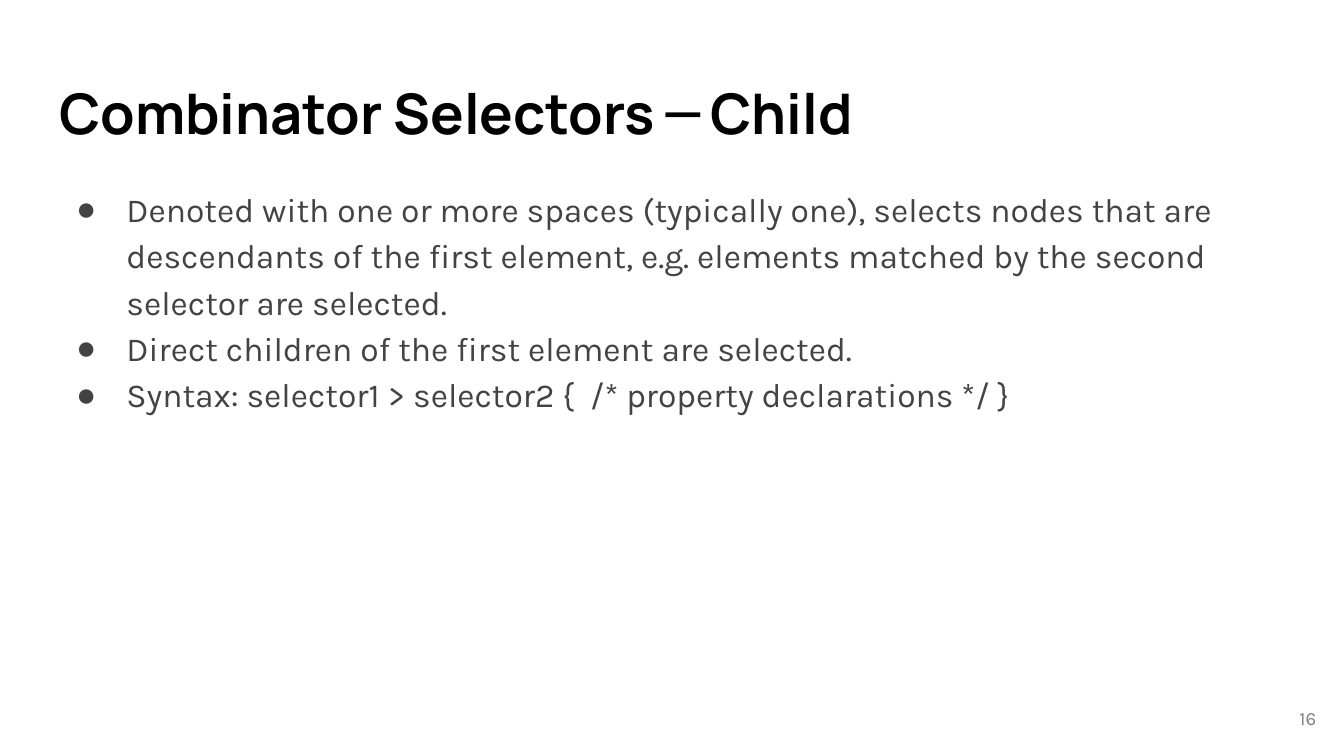
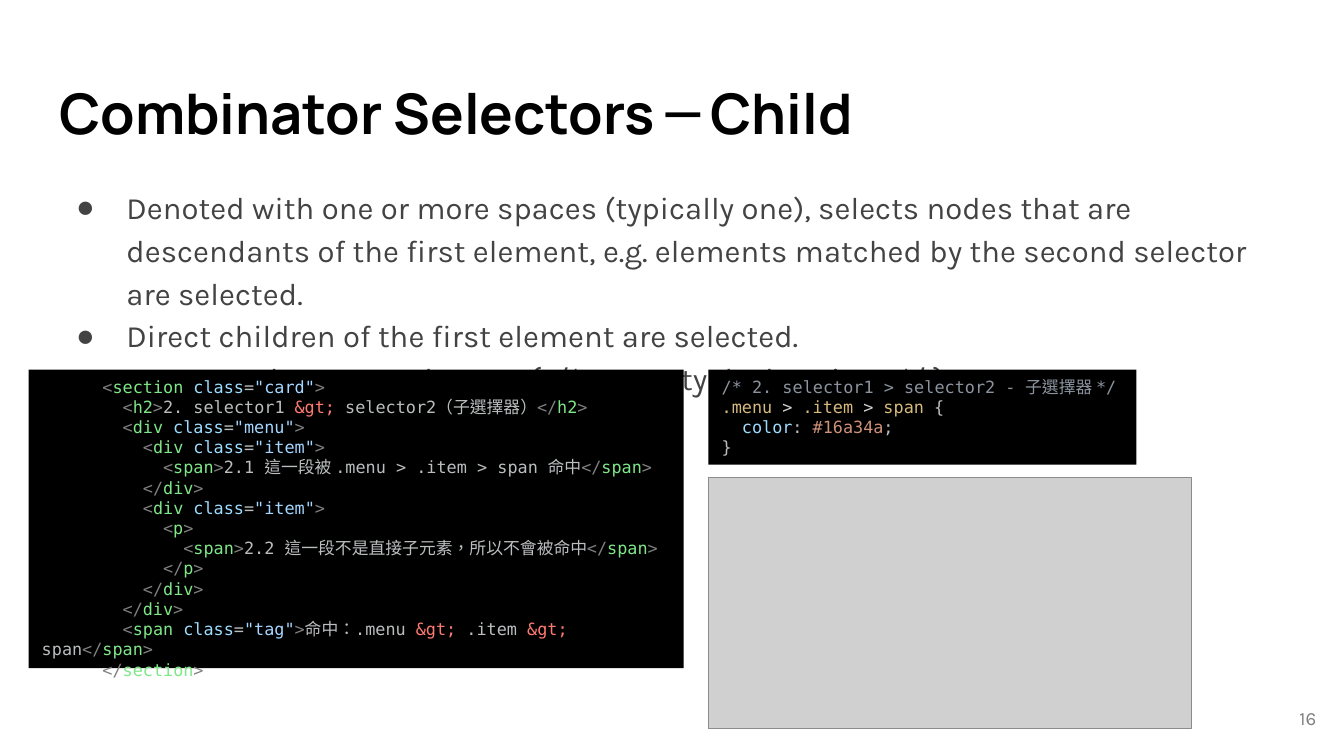
Before and after one commit to lancwyy/WebDev, a slide deck: slide 16 of Lecture_Materials/03-CSS.pptx. Drawn at 1344x756 pixels with LibreOffice and Linux fonts; fonts in the diff are those of the drawing; grey boxes stand for pictures. Boxes give left, top, right and bottom in pixels: in the first picture for what was removed or moved away, otherwise in the second. Text is boxed around its words. In the diff, an @@ line names an element or a change of style, - is before the commit and + after.

```diff
--- a/Lecture_Materials/03-CSS.pptx
+++ b/Lecture_Materials/03-CSS.pptx
@@ text "Denoted with one or more ..." at [126,196,1246,398]: size 18 to 16.6 pt @@
@@ rectangle added at [28,370,683,668], fill #000000, 9 pt, text #BBBEBF @@
+<section class="card">
+<h2>2. selector1 &gt; selector2（子選擇器）</h2>
+<div class="menu">
+<div class="item">
+<span>2.1 這一段被 .menu > .item > span 命中</span>
+</div>
+<div class="item">
+<p>
+<span>2.2 這一段不是直接子元素，所以不會被命中</span>
+</p>
+</div>
+</div>
+<span class="tag">命中：.menu &gt; .item &gt; span</span>
+</section>
@@ rectangle added at [708,370,1137,465], fill #000000, 9 pt, text #8B949E @@
+/* 2. selector1 > selector2 - 子選擇器 */
+.menu > .item > span {
+color: #16a34a;
+}
@@ picture added at [708,477,1191,728] @@
```
Also in this commit, not shown: 24 other slides changed, 1 slide added, 3 slides removed, 14 other files.
